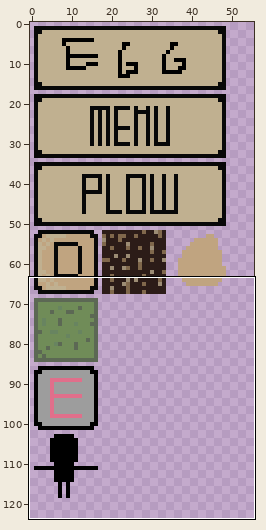
Two states of a sprite sheet, src/res/ld34.png. Above: a wide view before the commit, with the close-up outlined.
Close-up. First the earlier version:
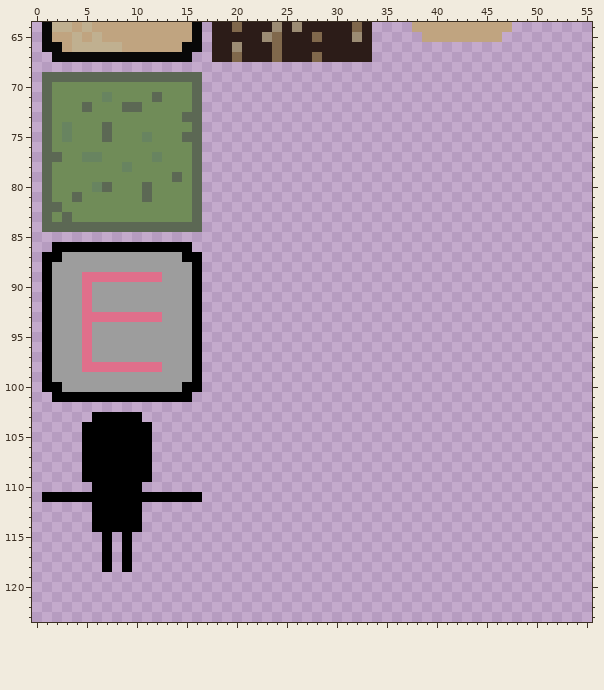
The file is 64x128 pixels. Shown: x 0..55, y 64..123. The wide view leaves out empty margins.
Once edited:
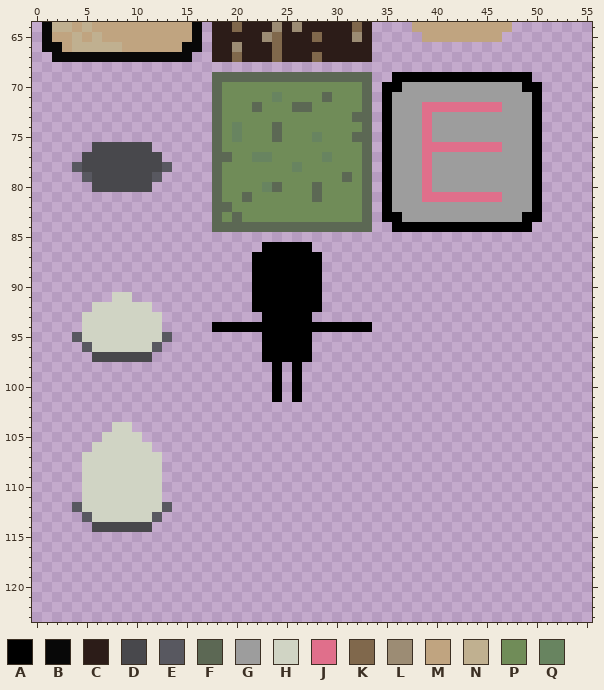
Palette (. is transparent): A #000000  B #080808  C #2c1c18  D #48484c  E #585860  F #5c6854  G #9d9d9d  H #d0d4c4  J #e06f8b  K #80684c  L #9c8c74  M #c0a480  N #c0b090  P #708c58  Q #688460
Difference:
Changed rows in their new state; - is an unchanged pixel.
first column x 1:
 69 ................-FFFFFFFFFFFFFFFF--AAAAAAAAAAAAAA-
 70 ................-FPPPPPPPPPPPPPPF-AAGGGGGGGGGGGGAA
 71 ................-FPPPPPQPPPPFPPPF-AGGGGGGGGGGGGGGA
 72 ................-FPPPFPPPFFPPPPPF-AGGGJJJJJJJJGGGA
 73 ................-FPPPPPPPPPPPPPFF-AGGGJGGGGGGGGGGA
 74 ................-FPQPPPFPPPPPPPPF-AGGGJGGGGGGGGGGA
 75 ................-FPQPPPFPPPQPPPFF-AGGGJGGGGGGGGGGA
 76 .....DDDDDD.....-FPPPPPPPPPPPPPPF-AGGGJJJJJJJJGGGA
 77 ....DDDDDDDD....-FFPPQQPPPPPQPPPF-AGGGJGGGGGGGGGGA
 78 ...EDDDDDDDDE...-FPPPPPPPQPPPPPPF-AGGGJGGGGGGGGGGA
 79 ....EDDDDDDE....-FPPPPPPPPPPPPFPF-AGGGJGGGGGGGGGGA
 80 .....DDDDDD.....-FPPPPQFPPPFPPPPF-AGGGJGGGGGGGGGGA
 81 ................-FPPFPPPPPPFPPPPF-AGGGJJJJJJJJGGGA
 82 ................-FFPPPPPPPPPPPPPF-AGGGGGGGGGGGGGGA
 83 ................-FPFPPPPPPPPPPPPF-AAGGGGGGGGGGGGAA
 84 ................-FFFFFFFFFFFFFFFF--AAAAAAAAAAAAAA-
 86 -..............-------AAAAA-----------------------
 87 ................-----AAAAAAA----------------------
 88 ................-----AAAAAAA----------------------
 89 ................-----AAAAAAA----------------------
 90 ................-----AAAAAAA----------------------
 91 .......HH.......-----AAAAAAA----------------------
 92 .....HHHHHH.....-----AAAAAAA----------------------
 93 ....HHHHHHHH....------AAAAA-----------------------
 94 ....HHHHHHHH....-AAAAAAAAAAAAAAAA-----------------
 95 ...EHHHHHHHHE...------AAAAA-----------------------
 96 ....EHHHHHHE....------AAAAA-----------------------
 97 .....DDDDDD.....------AAAAA-----------------------
 98 ................-------A-A------------------------
 99 ................-------A-A------------------------
100 ................-------A-A------------------------
101 -..............--------A-A------------------------
103 -----.....----------------------------------------
104 ----...HH..---------------------------------------
105 ----..HHHH.---------------------------------------
106 ----.HHHHHH---------------------------------------
107 ----HHHHHHHH--------------------------------------
108 ----HHHHHHHH--------------------------------------
109 ----HHHHHHHH--------------------------------------
110 ----HHHHHHHH--------------------------------------
111 ....HHHHHHHH....----------------------------------
112 ---EHHHHHHHHE-------------------------------------
113 ----EHHHHHHE--------------------------------------
114 -----DDDDDD---------------------------------------
115 ------.-.-----------------------------------------
116 ------.-.-----------------------------------------
117 ------.-.-----------------------------------------
118 ------.-.-----------------------------------------
